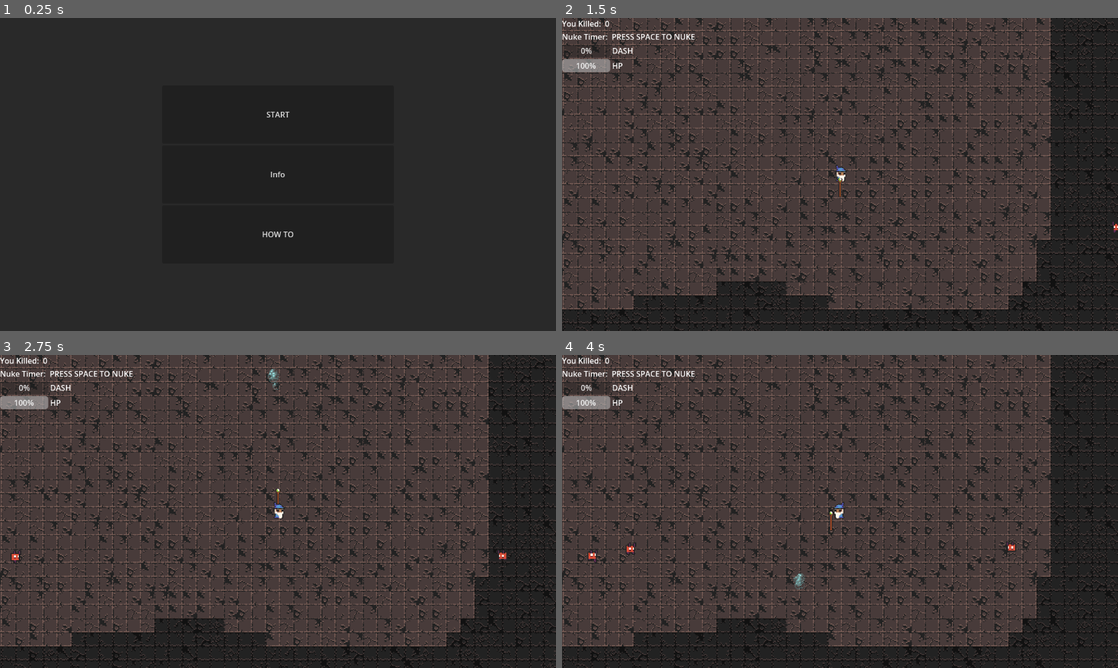
Above: before the commit, frames 1-4 (two rows, left to right).
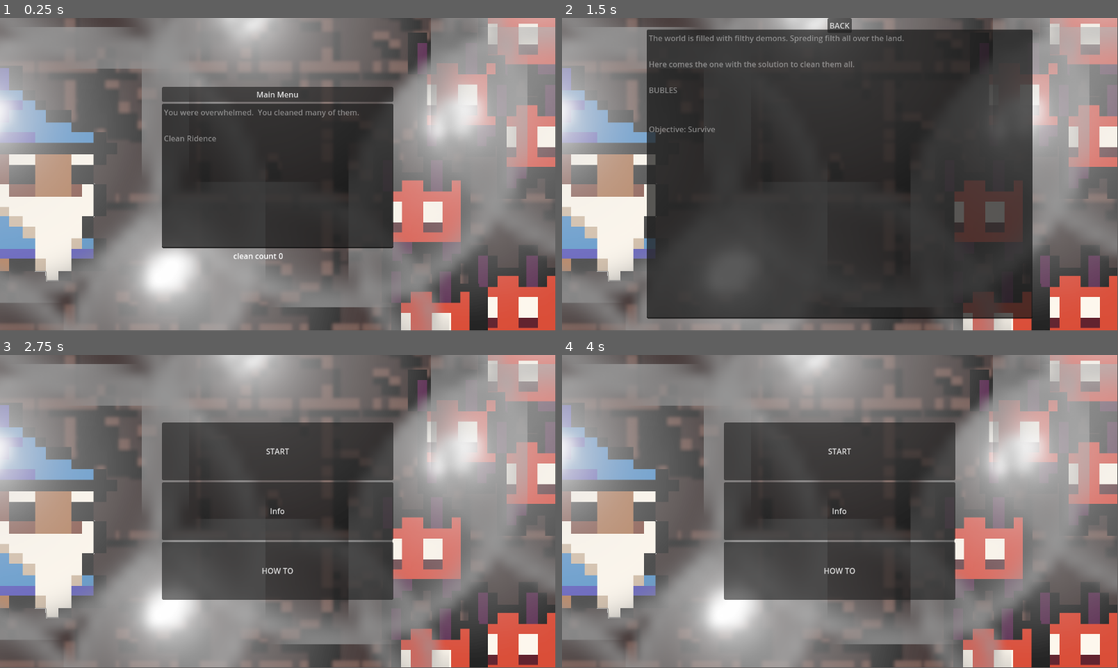
Above: after the commit, the same moments.

Repository: GianiStatie/GGJ-2025
Game: Godot game, scene res://menu/end.tscn
The game is run twice, just before and just after one commit, with the same random seed, the same clock (stepped at 60 frames per second) and the same inputs. This scene is started directly instead of the project's main scene. The engine's default icon, where the game draws it, is replaced by a stand-in: a white triangle on a blue panel in a dark square. Sound files missing from this copy of the repository are replaced by a short silence.
Inputs (mouse positions are in pixels of both pictures, inside the frame that each line leads up to):
- Up to frame 1 (0.25 s): no input
- Up to frame 2 (1.5 s): click (840, 93) at 0.5 s, where only the run after the commit has a clickable "Main Menu"; click (840, 174) at 1.25 s, where only the run after the commit has a clickable "Info"
- Up to frame 3 (2.75 s): click (278, 361) at 2 s, where only the run after the commit has a clickable "BACK"
- Up to frame 4 (4 s): click (840, 570) at 2.75 s, where only the run after the commit has a clickable "HOW TO"; click (817, 536) at 3.5 s, where only the run after the commit has a clickable "BACK"
In our replay, the window is 800x450 before the commit and 799x449 after it. These sizes can differ from the game's own. Grey fills any space a smaller window leaves; there, only what the larger window draws over its background counts as a difference.

The runs differ from the first frame. In frame 1, 83% of the frame differs, in the area x 0-100%, y 0-100%; in frame 2, 57%; in frame 3, 80%; in frame 4, 80%.

Commit message:
final version v1

Diff:
--- a/main.tscn
+++ b/main.tscn
@@ -19,7 +19,7 @@
 [node name="Node" parent="." instance=ExtResource("2_pkjkf")]
 
 [node name="Camera2D2" type="Camera2D" parent="."]
-zoom = Vector2(1.8, 1.8)
+zoom = Vector2(3, 3)
 script = ExtResource("5_tops8")
 
 [node name="player" parent="." node_paths=PackedStringArray("camera") instance=ExtResource("3_sit2e")]
--- a/menu/INFO.tscn
+++ b/menu/INFO.tscn
@@ -1,6 +1,7 @@
-[gd_scene load_steps=2 format=3 uid="uid://c8vea6sc85ui4"]
+[gd_scene load_steps=3 format=3 uid="uid://c8vea6sc85ui4"]
 
 [ext_resource type="Script" path="res://menu/info.gd" id="1_dse4g"]
+[ext_resource type="Texture2D" uid="uid://btempecyb3a4q" path="res://assets/menubg.png" id="2_uv5va"]
 
 [node name="Info" type="Control"]
 layout_mode = 3
@@ -18,6 +19,7 @@
 anchor_bottom = 1.0
 grow_horizontal = 2
 grow_vertical = 2
+texture = ExtResource("2_uv5va")
 
 [node name="TextEdit" type="TextEdit" parent="."]
 custom_minimum_size = Vector2(800, 600)
@@ -33,15 +35,15 @@
 offset_bottom = 4.0
 grow_horizontal = 2
 grow_vertical = 2
-text = "The world is filled with filthy demons. Spreding filth and misery all over.
+text = "The world is filled with filthy demons. Spreding filth all over the land.
 
-But there is one who can clean it all up.
+Here comes the one with the solution to clean them all.
 
-He is know as
+BUBLES
 
 
-
-BUBLES"
+Objective: Survive"
+editable = false
 
 [node name="Button" type="Button" parent="."]
 layout_mode = 1
--- a/menu/end.gd
+++ b/menu/end.gd
@@ -3,12 +3,18 @@
 var scene = load("res://menu/main_menu.tscn")
 # Called when the node enters the scene tree for the first time.
 func _ready() -> void:
+	$VBoxContainer/HBoxContainer/clean_count.text=str(GameState.kill_count)
 	pass # Replace with function body.
 
 
 # Called every frame. 'delta' is the elapsed time since the previous frame.
 func _process(delta: float) -> void:
-	get_tree().change_scene_to_packed(scene)
+
 	#var instance = scene.instantiate()
 	#add_child(instance)
 	pass
+
+
+func _on_button_pressed() -> void:
+	get_tree().change_scene_to_packed(scene)
+	pass # Replace with function body.
--- a/menu/end.tscn
+++ b/menu/end.tscn
@@ -1,6 +1,7 @@
-[gd_scene load_steps=2 format=3 uid="uid://cp0eof8smhuag"]
+[gd_scene load_steps=3 format=3 uid="uid://cp0eof8smhuag"]
 
 [ext_resource type="Script" path="res://menu/end.gd" id="1_8b8vj"]
+[ext_resource type="Texture2D" uid="uid://btempecyb3a4q" path="res://assets/menubg.png" id="2_qpcb4"]
 
 [node name="end" type="Control"]
 layout_mode = 3
@@ -10,6 +11,15 @@
 grow_horizontal = 2
 grow_vertical = 2
 script = ExtResource("1_8b8vj")
+
+[node name="TextureRect" type="TextureRect" parent="."]
+layout_mode = 1
+anchors_preset = 15
+anchor_right = 1.0
+anchor_bottom = 1.0
+grow_horizontal = 2
+grow_vertical = 2
+texture = ExtResource("2_qpcb4")
 
 [node name="VBoxContainer" type="VBoxContainer" parent="."]
 custom_minimum_size = Vector2(480, 0)
@@ -35,5 +45,23 @@
 [node name="TextEdit" type="TextEdit" parent="VBoxContainer"]
 custom_minimum_size = Vector2(0, 300)
 layout_mode = 2
-text = "You lost"
+text = "You were overwhelmed.  You cleaned many of them.
+
+Clean Ridence"
 editable = false
+wrap_mode = 1
+
+[node name="HBoxContainer" type="HBoxContainer" parent="VBoxContainer"]
+layout_mode = 2
+
+[node name="Label" type="Label" parent="VBoxContainer/HBoxContainer"]
+layout_mode = 2
+size_flags_horizontal = 3
+text = "clean count"
+horizontal_alignment = 2
+
+[node name="clean_count" type="Label" parent="VBoxContainer/HBoxContainer"]
+layout_mode = 2
+size_flags_horizontal = 3
+
+[connection signal="pressed" from="VBoxContainer/Button" to="." method="_on_button_pressed"]
--- a/menu/how_to.tscn
+++ b/menu/how_to.tscn
@@ -1,6 +1,7 @@
-[gd_scene load_steps=2 format=3 uid="uid://dquinof2mxd7t"]
+[gd_scene load_steps=3 format=3 uid="uid://dquinof2mxd7t"]
 
 [ext_resource type="Script" path="res://menu/how_to.gd" id="1_igyyo"]
+[ext_resource type="Texture2D" uid="uid://btempecyb3a4q" path="res://assets/menubg.png" id="2_pot5k"]
 
 [node name="HOW_TO" type="Control"]
 layout_mode = 3
@@ -18,6 +19,7 @@
 anchor_bottom = 1.0
 grow_horizontal = 2
 grow_vertical = 2
+texture = ExtResource("2_pot5k")
 
 [node name="BoxContainer" type="BoxContainer" parent="."]
 layout_mode = 1
--- a/menu/main_menu.tscn
+++ b/menu/main_menu.tscn
@@ -1,6 +1,7 @@
-[gd_scene load_steps=2 format=3 uid="uid://n86a3s8afxm1"]
+[gd_scene load_steps=3 format=3 uid="uid://n86a3s8afxm1"]
 
 [ext_resource type="Script" path="res://menu/main_menu.gd" id="1_xq4ov"]
+[ext_resource type="Texture2D" uid="uid://btempecyb3a4q" path="res://assets/menubg.png" id="2_5fecr"]
 
 [node name="main_menu" type="Control"]
 layout_mode = 3
@@ -18,6 +19,7 @@
 anchor_bottom = 1.0
 grow_horizontal = 2
 grow_vertical = 2
+texture = ExtResource("2_5fecr")
 
 [node name="VBoxContainer" type="VBoxContainer" parent="."]
 custom_minimum_size = Vector2(480, 0)
--- a/project.godot
+++ b/project.godot
@@ -11,7 +11,8 @@
 [application]
 
 config/name="ggk2025"
-run/main_scene="res://main.tscn"
+config/description="https://globalgamejam.org/jam-sites/2025/ggj-freezelive-2025"
+run/main_scene="res://menu/main_menu.tscn"
 config/features=PackedStringArray("4.3", "Forward Plus")
 config/icon="res://icon.svg"
 
@@ -23,10 +24,6 @@
 [debug]
 
 settings/stdout/print_fps=true
-
-[display]
-
-window/stretch/mode="viewport"
 
 [dotnet]
 
@@ -102,3 +99,4 @@
 renderer/rendering_method="gl_compatibility"
 renderer/rendering_method.mobile="gl_compatibility"
 environment/defaults/default_clear_color=Color(0.162066, 0.162066, 0.162066, 1)
+anti_aliasing/quality/msaa_2d=1
Binary file added: assets/menubg.png
